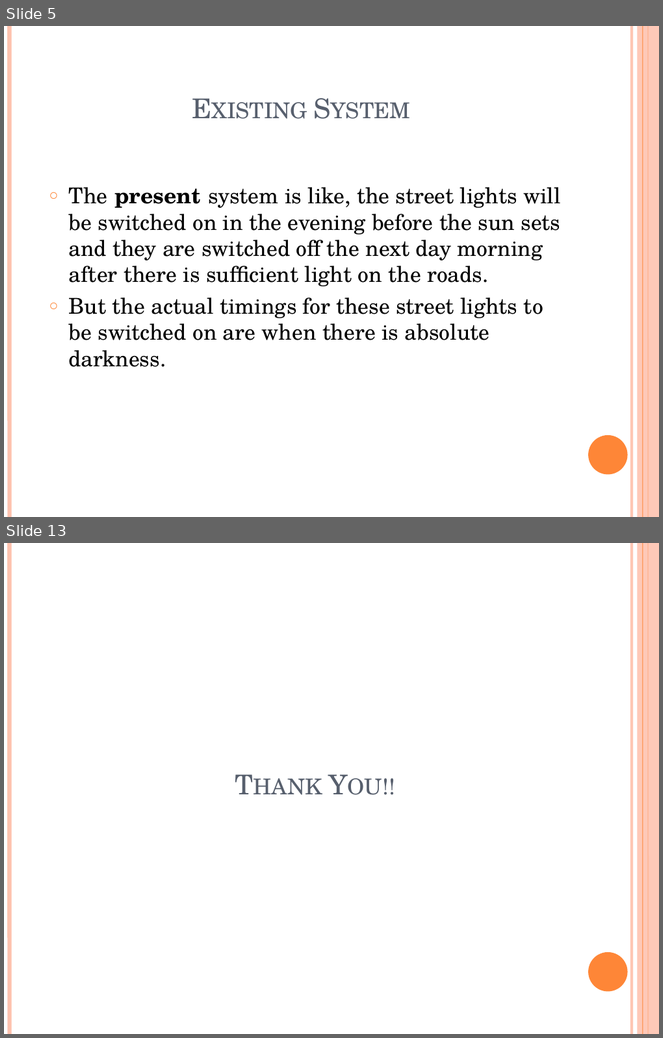
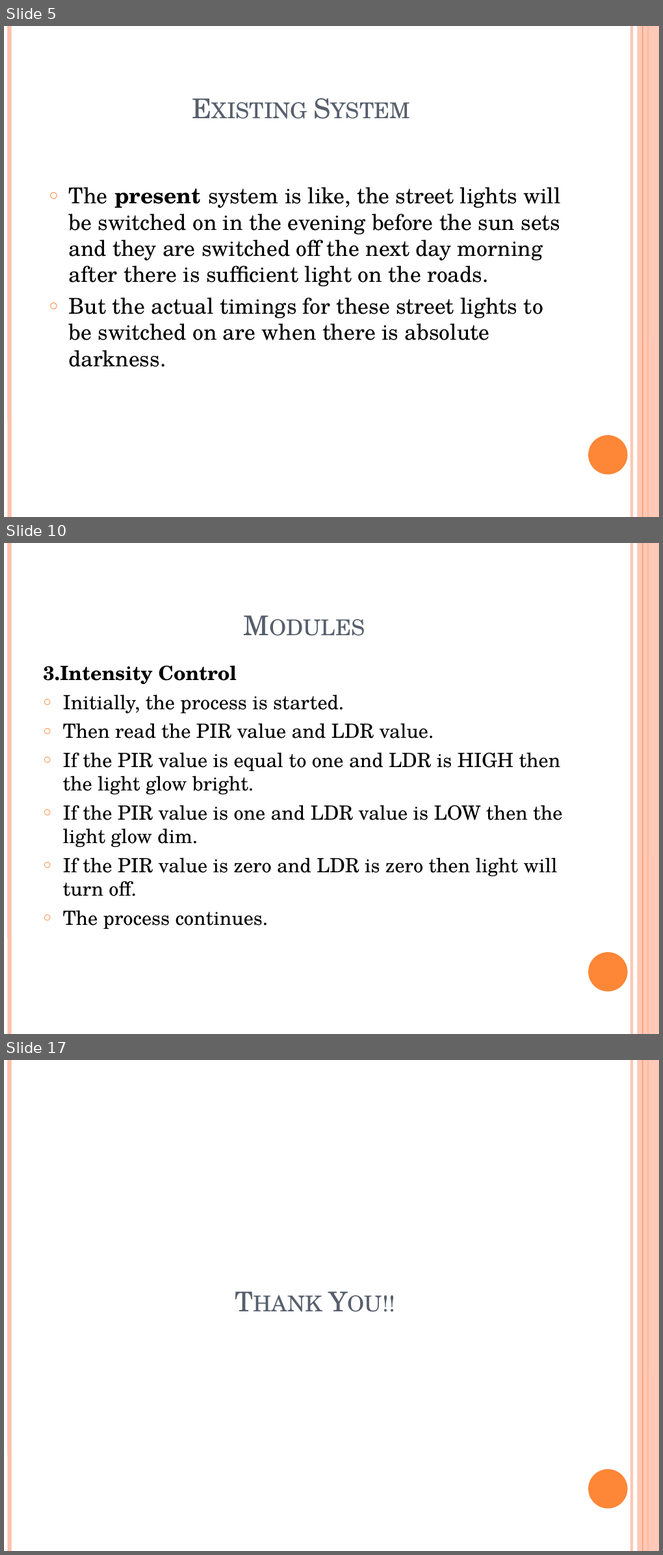
Before and after one commit to Devananda27200/MAIN_PROJECT_52, a slide deck: Street Lighting System with Intensity Control.pptm. Shown one above the other, each under a label of ours: slides 5 and 13 before the commit, slides 5, 10 and 17 after it; the slides between them are not shown. The pictures are 663x1038 and 663x1555 pixels, drawn with LibreOffice and Linux fonts; fonts in the diff are those of the drawing. Boxes give left, top, right and bottom in pixels: in the first picture for what was removed or moved away, otherwise in the second. Text is boxed around its words. In the diff, an @@ line names an element or a change of style, - is before the commit and + after.

```diff
--- a/Street Lighting System with Intensity Control.pptm
+++ b/Street Lighting System with Intensity Control.pptm
@@ slide 10 added at (4, 543, 659, 1034), background #FFFFFF; not listed: 6 template elements that a slide beside it also shows @@
@@ title added at (36, 563, 572, 644), 30 pt, text #575F6D, small capitals @@
+Modules
@@ text added at (43, 665, 562, 897), 21.6 pt, text #000000 @@
+3.Intensity Control
+○ Initially, the process is started.
+○ Then read the PIR value and LDR value.
+○ If the PIR value is equal to one and LDR is HIGH then the light glow bright.
+○ If the PIR value is one and LDR value is LOW then the light glow dim.
+○ If the PIR value is zero and LDR is zero then light will turn off.
+○ The process continues.
@@ what was slide 13 is now slide 17 @@
```
Also in this commit, not shown: 4 slides changed, 7 other slides added, 4 slides removed.
